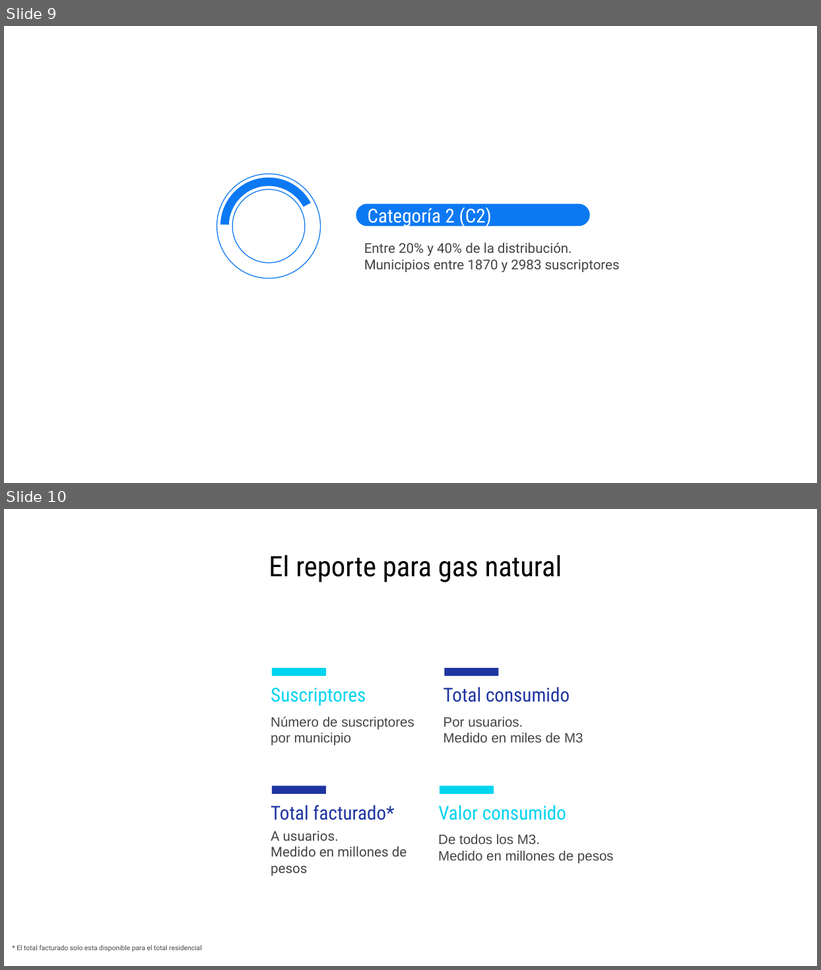
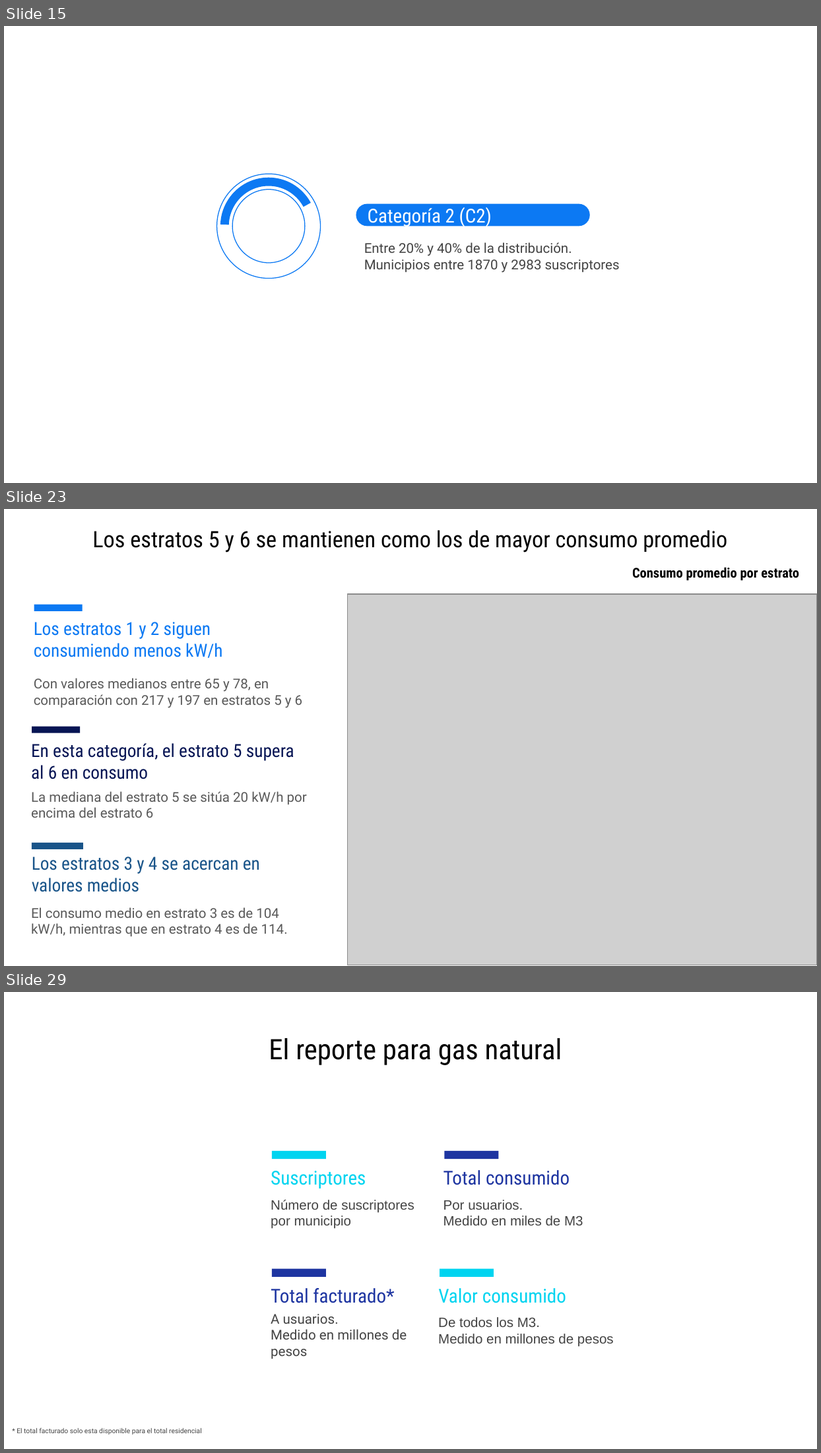
Before and after one commit to jtabordaj/research_eslatina, a slide deck: reporte_estadistico/presentacion/presentacionCategorias/presentation.pptx. Shown one above the other, each under a label of ours: slides 9 and 10 before the commit, slides 15, 23 and 29 after it; the slides between them are not shown. The pictures are 821x970 and 821x1453 pixels, drawn with LibreOffice and Linux fonts; fonts in the diff are those of the drawing; grey boxes stand for pictures. Boxes give left, top, right and bottom in pixels: in the first picture for what was removed or moved away, otherwise in the second. Text is boxed around its words. In the diff, an @@ line names an element or a change of style, - is before the commit and + after.

```diff
--- a/reporte_estadistico/presentacion/presentacionCategorias/presentation.pptx
+++ b/reporte_estadistico/presentacion/presentacionCategorias/presentation.pptx
@@ slide 23 added at bbox=[4, 509, 817, 966], background #FFFFFF @@
@@ title added at bbox=[92, 530, 727, 553], 20 pt, text #000000 @@
+Los estratos 5 y 6 se mantienen como los de mayor consumo promedio
@@ text added at bbox=[632, 567, 799, 581], 12 pt, text #000000, bold @@
+Consumo promedio por estrato
@@ rectangle added at bbox=[34, 604, 82, 611], fill #0C79F3 @@
@@ picture added at bbox=[348, 594, 817, 965] @@
@@ text added at bbox=[34, 622, 222, 658], 16 pt, text #0C79F3 @@
+Los estratos 1 y 2 siguen consumiendo menos kW/h
@@ text added at bbox=[34, 678, 303, 708], 12 pt, text #595959 @@
+Con valores medianos entre 65 y 78, en comparación con 217 y 197 en estratos 5 y 6
@@ rectangle added at bbox=[32, 726, 80, 733], fill #071554 @@
@@ text added at bbox=[31, 743, 294, 780], 16 pt, text #071554 @@
+En esta categoría, el estrato 5 supera al 6 en consumo
@@ text added at bbox=[31, 791, 307, 818], 12 pt, text #595959 @@
+La mediana del estrato 5 se sitúa 20 kW/h por encima del estrato 6
@@ rectangle added at bbox=[32, 843, 83, 850], fill #195489 @@
@@ text added at bbox=[32, 857, 260, 892], 16 pt, text #195489 @@
+Los estratos 3 y 4 se acercan en valores medios
@@ text added at bbox=[31, 908, 288, 937], 12 pt, text #595959 @@
+El consumo medio en estrato 3 es de 104 kW/h, mientras que en estrato 4 es de 114.
@@ what was slide 9 is now slide 15 @@
@@ what was slide 10 is now slide 29 @@
```
Also in this commit, not shown: 3 slides changed, 18 other slides added, 41 other files.
